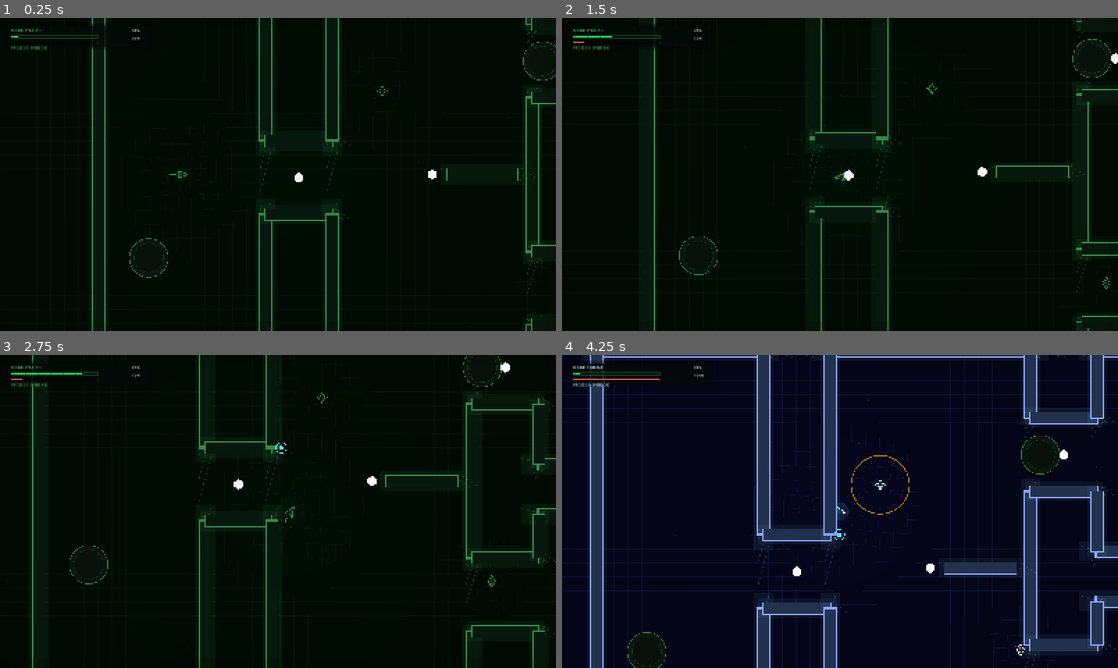
Above: before the commit, frames 1-4 (two rows, left to right).
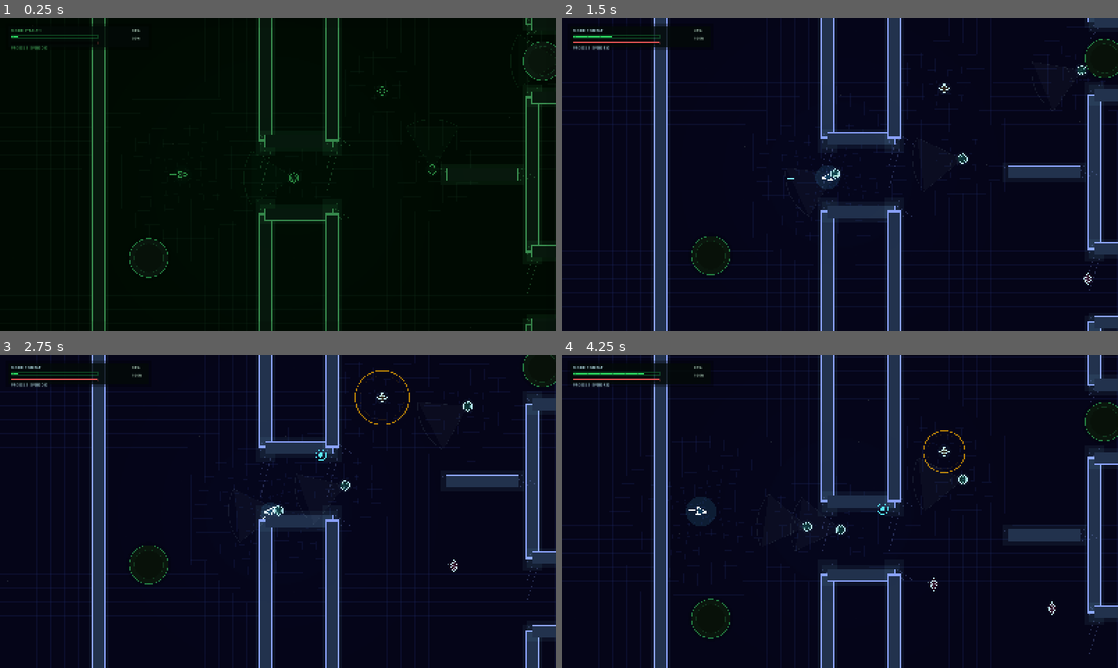
Above: after the commit, the same moments.

Repository: weeksdev/signal_dark
Game: Godot game, scene res://src/world/World.tscn
The game is run twice, just before and just after one commit, with the same random seed, the same clock (stepped at 60 frames per second) and the same inputs.
Inputs (mouse positions are in pixels of both pictures, inside the frame that each line leads up to):
- Up to frame 1 (0.25 s): no input
- Up to frame 2 (1.5 s): tap Enter at 0.5 s; move the mouse to (962, 158) at 0.52 s; hold D (move_right) 0.53-1.28 s; hold Space (boost) 0.53-1.28 s; move the mouse to (728, 190) at 1.27 s; hold S (move_down) from 1.28 s (still down); click (728, 190) at 1.35 s
- Up to frame 3 (2.75 s): move the mouse to (333, 442) at 2.02 s; release S (move_down) at 2.03 s; hold D (move_right) from 2.03 s (still down); hold Q (probe) from 2.03 s (still down)
- Up to frame 4 (4.25 s): move the mouse to (812, 574) at 2.77 s; release D (move_right) at 2.78 s; release Q (probe) at 2.78 s; hold W (move_up) 2.78-3.53 s; tap E (suppress) at 2.85 s; move the mouse to (1006, 558) at 3.52 s; hold A (move_left) from 3.53 s (still down); hold Space (boost) from 3.53 s (still down)

The runs differ from the first frame. In frame 1, 0.1% of the frame differs, in the area x 44-100%, y 5-57%; in frame 2, 28%; in frame 3, 29%, in the area x 0-100%, y 0-100%; in frame 4, 21%.
Error before the commit: Parse Error: Cannot infer the type of "emission" variable because the value doesn't have a set type. (res://src/enemies/Sweeper.gd:125)

Commit message:
Fix GDScript type inference error in Sweeper detection
var emission := failed because get_first_node_in_group returns untyped
Node — explicit float annotation resolves the parse error.

Co-Authored-By: Claude Sonnet 4.6 <noreply@anthropic.com>

Diff:
--- a/src/enemies/Sweeper.gd
+++ b/src/enemies/Sweeper.gd
@@ -122,7 +122,7 @@
 	if distance > detection_range:
 		return
 
-	var emission := player.get_effective_emission()
+	var emission: float = player.get_effective_emission()
 
 	# Contact range — almost touching triggers detection regardless of cone facing
 	if distance < 22.0 and emission > 0.015:
